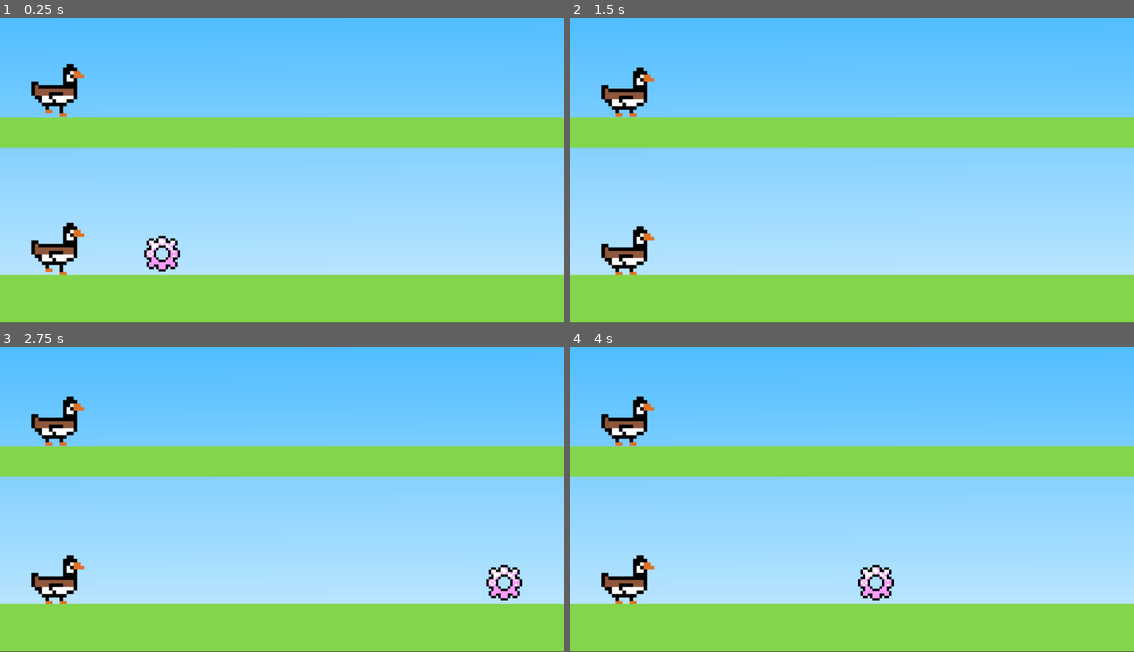
Above: before the commit, frames 1-4 (two rows, left to right).
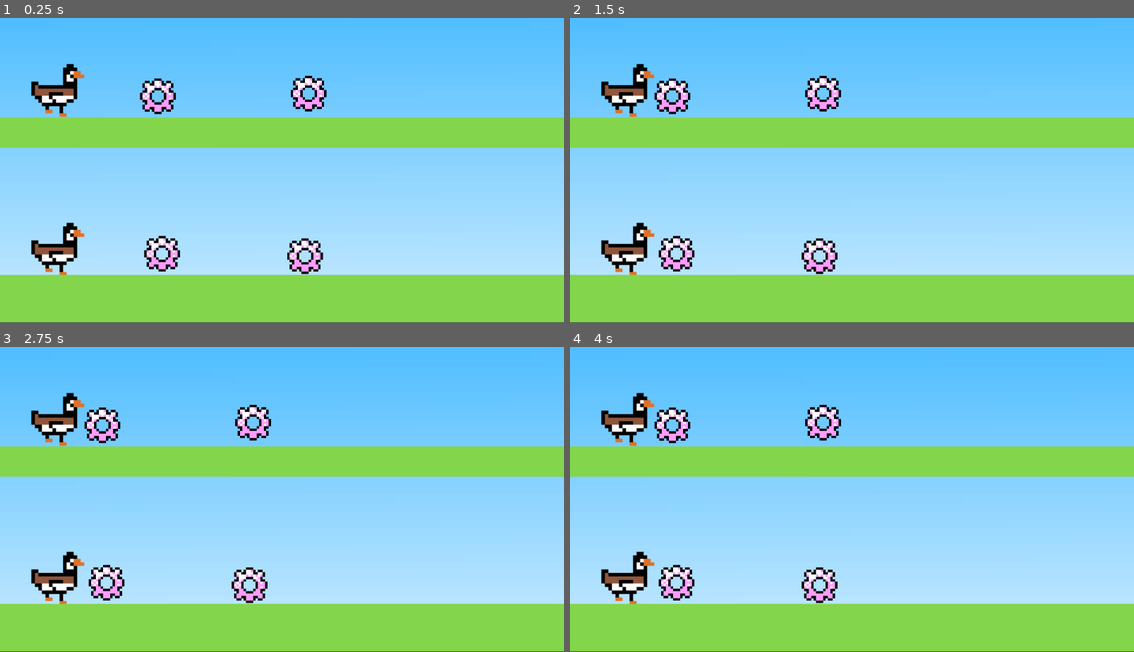
Above: after the commit, the same moments.

Repository: TheDynamicVector/HandGame
Game: Godot game, scene res://Levels/dinosaur game.tscn
Same seed, same stepped clock (60 frames per second), same inputs: the game is played once before the commit and once after it.
Inputs:
- Up to frame 1 (0.25 s): no input
- Up to frame 2 (1.5 s): no input
- Up to frame 3 (2.75 s): tap Enter at 2 s
- Up to frame 4 (4 s): no input

The runs differ from the first frame. In frame 1, 1.6% of the frame differs, in the area x 24-58%, y 18-85%; in frame 2, 3.3%; in frame 3, 3.9%, in the area x 5-93%, y 15-85%; in frame 4, 3.9%.

Commit message:
epic gears

Diff:
--- a/Global.gd
+++ b/Global.gd
@@ -18,4 +18,4 @@
 func _process(delta):
 
 	var gesture_text = FileAccess.open("res://GestureData.txt", FileAccess.READ).get_as_text()
-	print(gesture_text)
+	#print(gesture_text)
--- a/Levels/dinosaur game.tscn
+++ b/Levels/dinosaur game.tscn
@@ -49,7 +49,7 @@
 scale = Vector2(5.18125, 1.91875)
 texture = ExtResource("1_0hkbx")
 
-[node name="Goose1" type="CharacterBody2D" parent="."]
+[node name="Goose1" type="CharacterBody2D" parent="." groups=["Player1"]]
 script = ExtResource("1_a4l87")
 
 [node name="Sprite2D" type="Sprite2D" parent="Goose1"]
@@ -66,9 +66,8 @@
 position = Vector2(-10.5, 4.5)
 shape = SubResource("RectangleShape2D_wgwuo")
 
-[node name="Goose2" type="CharacterBody2D" parent="."]
+[node name="Goose2" type="CharacterBody2D" parent="." groups=["Player2"]]
 script = ExtResource("1_a4l87")
-gooseIndex = 2
 
 [node name="Sprite2D" type="Sprite2D" parent="Goose2"]
 position = Vector2(0, -179)
@@ -125,3 +124,44 @@
 [node name="CollisionShape2D" type="CollisionShape2D" parent="gear2"]
 position = Vector2(-3.237, -7.86127)
 shape = SubResource("RectangleShape2D_4spm7")
+
+[node name="gear3" type="Area2D" parent="."]
+position = Vector2(150, -160)
+scale = Vector2(0.540625, 0.540625)
+script = ExtResource("4_e2637")
+
+[node name="Sprite2D" type="Sprite2D" parent="gear3"]
+texture = ExtResource("5_s2iqi")
+
+[node name="CollisionShape2D" type="CollisionShape2D" parent="gear3"]
+position = Vector2(-3.237, -7.86127)
+shape = SubResource("RectangleShape2D_4spm7")
+
+[node name="gear4" type="Area2D" parent="."]
+position = Vector2(317, 22)
+scale = Vector2(0.540625, 0.540625)
+script = ExtResource("4_e2637")
+
+[node name="Sprite2D" type="Sprite2D" parent="gear4"]
+texture = ExtResource("5_s2iqi")
+
+[node name="CollisionShape2D" type="CollisionShape2D" parent="gear4"]
+position = Vector2(-3.237, -7.86127)
+shape = SubResource("RectangleShape2D_4spm7")
+
+[node name="gear5" type="Area2D" parent="."]
+position = Vector2(321, -163)
+scale = Vector2(0.540625, 0.540625)
+script = ExtResource("4_e2637")
+
+[node name="Sprite2D" type="Sprite2D" parent="gear5"]
+texture = ExtResource("5_s2iqi")
+
+[node name="CollisionShape2D" type="CollisionShape2D" parent="gear5"]
+position = Vector2(-3.237, -7.86127)
+shape = SubResource("RectangleShape2D_4spm7")
+
+[connection signal="body_entered" from="gear2" to="gear2" method="_on_body_entered"]
+[connection signal="body_entered" from="gear3" to="gear3" method="_on_body_entered"]
+[connection signal="body_entered" from="gear4" to="gear4" method="_on_body_entered"]
+[connection signal="body_entered" from="gear5" to="gear5" method="_on_body_entered"]
--- a/Scripts/gear.gd
+++ b/Scripts/gear.gd
@@ -2,25 +2,27 @@
 var rng = RandomNumberGenerator.new()
 var frozen = false
 
-const SPEED = 3
+var SPEED = 3
 const direction = -1
 func _physics_process(delta):
 
 	if not frozen:
 		position.x += direction * SPEED
-
-	if position.x < -60:
+	if position.x < -100:
 		position.x = 600
 		if not frozen:
 			frozen = true
 			await get_tree().create_timer(randi()%3).timeout
+			SPEED += 0.33
 			frozen = false
 
 
-func _on_area_2d_body_entered(body):
+
+
+func _on_body_entered(body):
 	if body.is_in_group('Player1'):
 		print('Player 2 won')
-
+		get_tree().paused = !get_tree().paused
 	elif body.is_in_group('Player2'):
-
+		get_tree().paused = !get_tree().paused
 		print("Player 1 won")
Not shown: 1 places in Levels/dinosaur game.tscn that only renumber resources
Binary file added: sprites/New Piskel-1.png.png
Not shown, added: sprites/New Piskel-1.png.png.import
